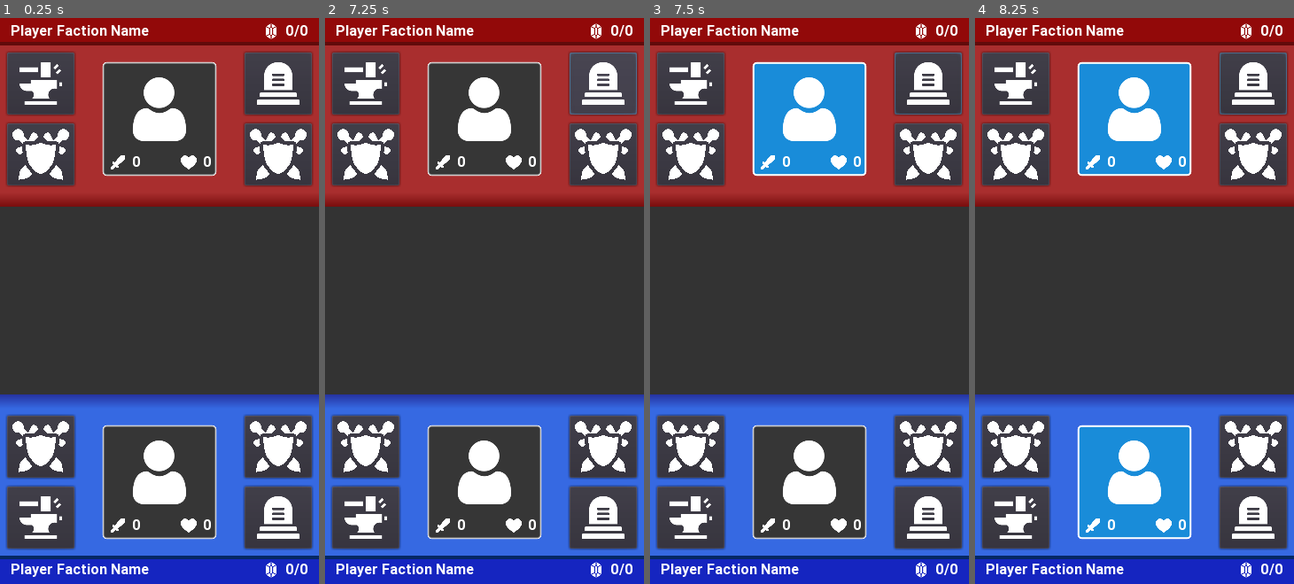
Above: before the commit, frames 1-4 (left to right).
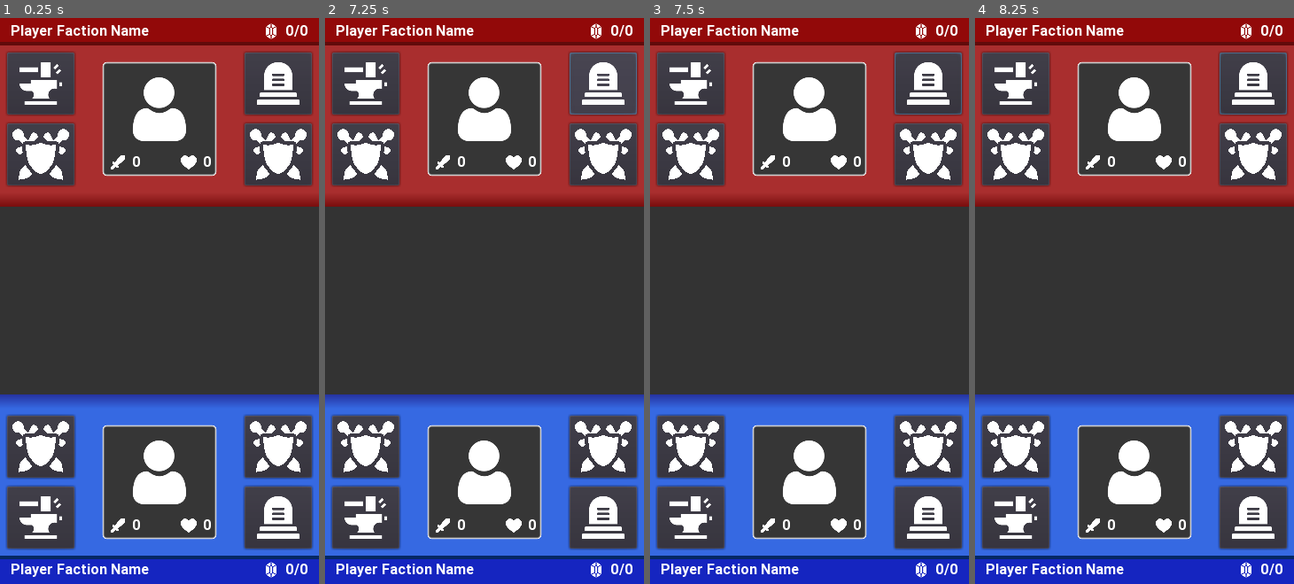
Above: after the commit, the same moments.

Repository: oatspear/obminion-hs
Game: Godot game, scene res://scenes/GuiSketch.tscn
Same seed, same stepped clock (60 frames per second), same inputs: the game is played once before the commit and once after it. The project has no main scene, so this scene is started directly.
Inputs (mouse positions are in pixels of both pictures, inside the frame that each line leads up to):
- Up to frame 1 (0.25 s): no input
- Up to frame 2 (7.25 s): click (366, 85) at 0.52 s; click (366, 153) at 1.27 s; click (602, 85) at 2.02 s; click (366, 85) at 2.77 s; click (366, 153) at 3.52 s; click (602, 85) at 4.27 s; click (366, 85) at 5.02 s; click (366, 153) at 5.77 s; click (602, 85) at 6.52 s
- Up to frame 3 (7.5 s): tap Enter at 7.25 s; move the mouse to (809, 119) at 7.27 s; click (809, 119) at 7.42 s
- Up to frame 4 (8.25 s): tap Space at 8 s; move the mouse to (1134, 482) at 8.02 s; click (1134, 482) at 8.17 s

Frames 1-2 are identical in both runs. In frame 3, 5.7% of the frame differs, in the area x 32-68%, y 7-28%; in frame 4, 11%, in the area x 32-68%, y 7-93%.

Commit message:
Update SelectablePanel.gd

Diff:
--- a/scenes/ui/SelectablePanel.gd
+++ b/scenes/ui/SelectablePanel.gd
@@ -36,11 +36,11 @@
 
 func set_selected(is_selected: bool):
     var was_selected = selected
-    selected = is_selected
+    selected = is_selected if retain_selection else false
     render()
-    if selected and not was_selected:
+    if is_selected and not was_selected:
         emit_signal("selected")
-    elif not selected and was_selected:
+    elif not is_selected and was_selected:
         emit_signal("deselected")
 
 
